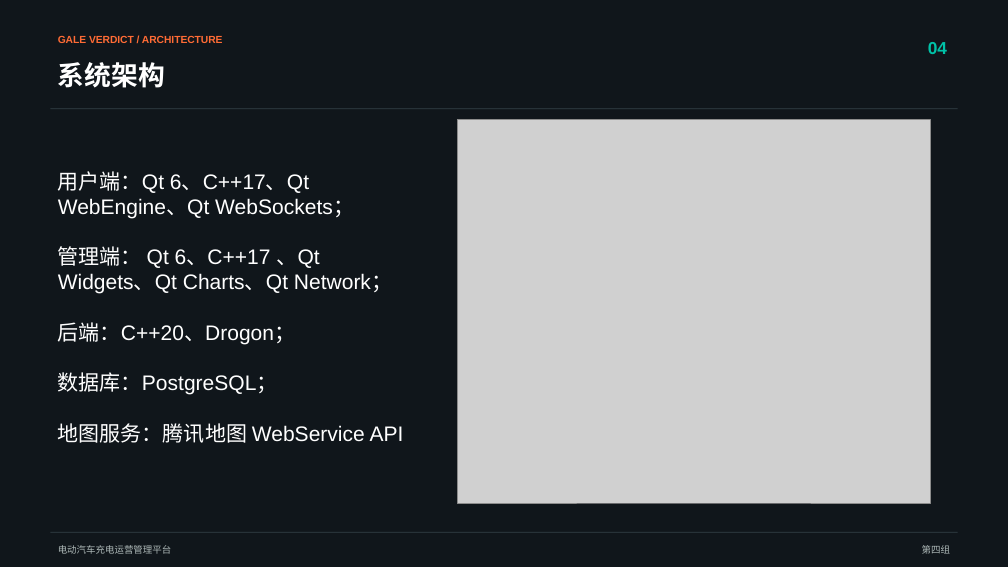
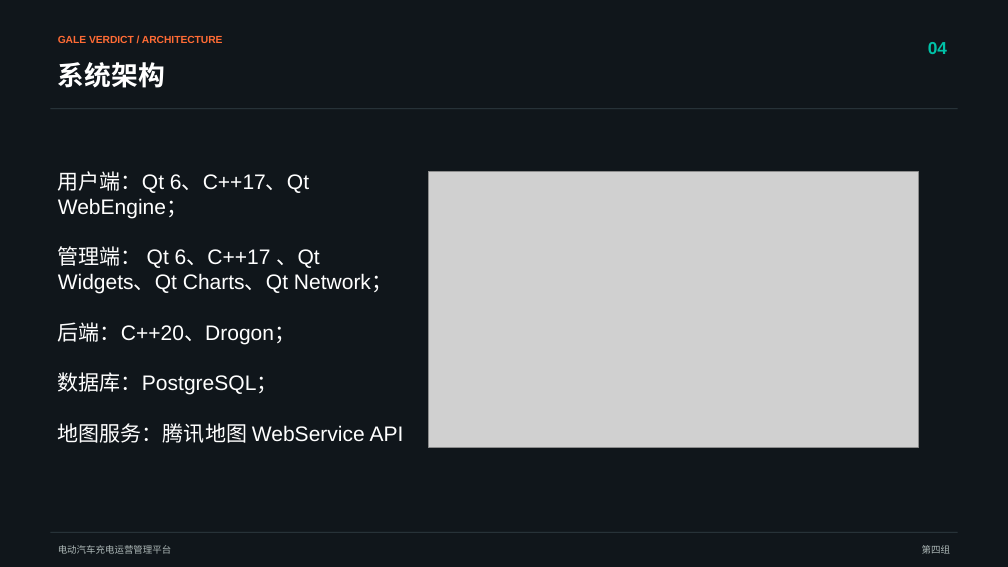
Before and after one commit to Gale-Verdict/Gale-Verdict-software-developing, a slide deck: slide 3 of 项目路演ppt-第四组2.0.pptx. Drawn at 1008x567 pixels with LibreOffice and Linux fonts; fonts in the diff are those of the drawing; grey boxes stand for pictures. Boxes give left, top, right and bottom in pixels: in the first picture for what was removed or moved away, otherwise in the second. Text is boxed around its words. In the diff, an @@ line names an element or a change of style, - is before the commit and + after.

```diff
--- a/项目路演ppt-第四组2.0.pptx
+++ b/项目路演ppt-第四组2.0.pptx
@@ text at bbox=[58, 171, 309, 218]: text changed @@
-用户端：Qt 6、C++17、Qt WebEngine、Qt WebSockets；
+用户端：Qt 6、C++17、Qt WebEngine；
@@ picture: place and size @@
-picture at bbox=[457, 119, 931, 503]
+picture at bbox=[429, 172, 919, 447]
```
Also in this commit, not shown: 3 other slides changed, 2 slides added, 2 other files.
